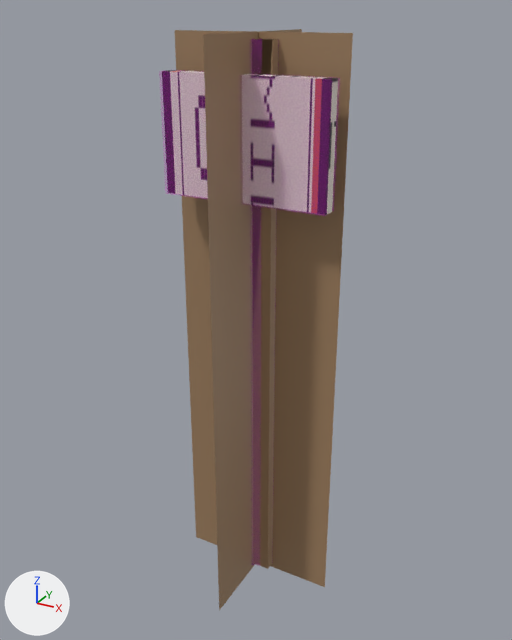
Two versions of the COLLADA model beamng-props/mile-marker/export/dae/milemarker_089.dae, one commit apart.
Before and after are seen from a 50 mm lens placed at (0.801, -1.466, 1.51), pointed at (-0.013, 0.015, 0.77). The lights are fixed; the arrows at lower left show +X, +Y and +Z. The first picture is the older version. Where no turn or scale is listed for an object, it has been applied to the vertices.

The first picture shows 'Colmesh_post-1', 'Colmesh_sign-1', 'milemarker_089_a50', 'milemarker_089_a800'.
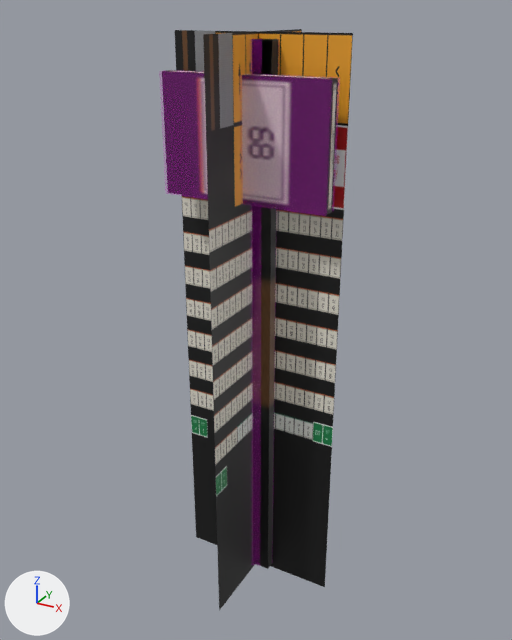
Location of each change, (x1, y1, x2, y2) in pixels of the pictures (512 x 640 px):
'milemarker_089_a50', recoloured (brown to grey)
    both: (175, 29, 353, 610)
part 1 of me_milemarker_089_a800, recoloured (darker)
    both: (260, 39, 278, 569)
part 2 of me_milemarker_089_a800, recoloured
    both: (167, 70, 338, 214)

Patch to the scene script:
```diff
--- a/beamng-props/mile-marker/export/dae/milemarker_089.dae.py
+++ b/beamng-props/mile-marker/export/dae/milemarker_089.dae.py
@@ img_sign_atlas_2048_png @@
+img_sign_atlas_2048_png = load_image('sign_atlas_2048.png', 'sign_atlas_2048.png', 2048, 2048, 'sRGB')
@@ mat_parkersignatlas @@
+mat_parkersignatlas = principled_material('ParkerSignAtlas')
+mat_parkersignatlas.texture = img_sign_atlas_2048_png
+mat_parkersignatlas.metallic = 0.05
@@ me_milemarker_089_a800 @@
 me_milemarker_089_a800.from_pydata(...)  # 16 vertices, 24 faces; spans x -0.21..0.21, y -0.072..0.072, z 0.0..1.45
 # used by ob_milemarker_089_a800; location = (0.0, 0.0, 0.0)
+# me_milemarker_089_a800 part 1: 12 faces spanning x -0.05..0.05, y -0.027..0.072, z 0.0..1.45 switch from mat_wood_088 (brown #a08161) to mat_parkersignatlas (picture img_sign_atlas_2048_png)
+# me_milemarker_089_a800 part 2: 12 faces spanning x -0.21..0.21, y -0.072..-0.042, z 1.1..1.38 switch from mat_sign_088 (picture img_mile_089_png) to mat_parkersignatlas (picture img_sign_atlas_2048_png)
@@ me_milemarker_089_a50 @@
 me_milemarker_089_a50.from_pydata(...)  # 8 vertices, 4 faces; spans x -0.22..0.22, y -0.22..0.22, z -0.014..1.464
-me_milemarker_089_a50.materials.append(mat_wood_088)  # brown #a08161
+me_milemarker_089_a50.materials.append(mat_parkersignatlas)  # picture img_sign_atlas_2048_png
```
